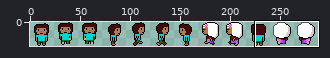
A sprite sheet gets an edit: Npcs/sprites/man.png. The picture above shows the old version from afar; the outline marks the close-up.
Close-up. Before:
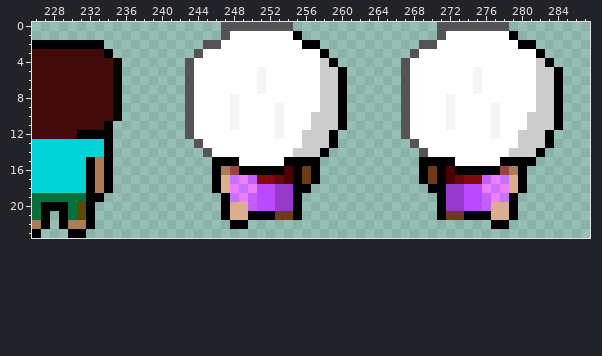
The file is 288x24 pixels. Colours within 5 levels of each other are drawn and written as one. Shown: x 226..287, y 0..23. The commit also changed other parts of the picture, which this record leaves out.
Once edited:
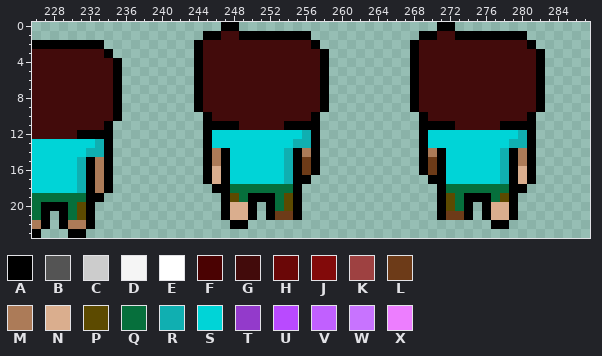
Palette (. is transparent): A #000000  B #545454  C #cccccc  D #f5f5f5  E #ffffff  F #4a0202  G #420b0b  H #6a0707  J #820a0a  K #9e4141  L #6d3b18  M #ac7b58  N #daae8e  P #5c4a00  Q #066f3c  R #10afb1  S #00d4d7  T #933acb  U #b94aff  V #c160ff  W #c873ff  X #ed7eff
From old to new:
Changed rows in their new state; - is an unchanged pixel.
first column x 231:
 0 ----------------AA......----------------AA......------
 1 --------------AAGGAAAAAA-A------------AAGGAAAAAA-A----
 2 -------------AGGGGGGGGGGGG-----------AGGGGGGGGGGGG----
 3 -------------AGGGGGGGGGGGGG----------AGGGGGGGGGGGGG---
 4 ------------.AGGGGGGGGGGGGGA.-------.AGGGGGGGGGGGGGA.-
 5 ------------.AGGGGGGGGGGGGGA..------.AGGGGGGGGGGGGGA..
 6 ------------.AGGGGGGGGGGGGGA..------.AGGGGGGGGGGGGGA..
 7 ------------.AGGGGGGGGGGGGGA..------.AGGGGGGGGGGGGGA..
 8 ------------.AGGGGGGGGGGGGGA..------.AGGGGGGGGGGGGGA..
 9 ------------.AGGGGGGGGGGGGGA..------.AGGGGGGGGGGGGGA..
10 ------------..AGGGGGGGGGGGA...------..AGGGGGGGGGGGA...
11 ------------..AAAAGGGGGAAAA...------..AAAAGGGGGAAAA...
12 ------------..ASSSSSSSSSSRA..-------..ASSSSSSSSSSRA..-
13 --R----------.ASSSSSSSSSRRA..--------.ASSSSSSSSSRRA..-
14 -RR-----------AMASSSSSSRAMA.----------AMASSSSSSRAMA.--
15 R-------------AM-SSSSSSR-L-------------L-SSSSSSR-M----
16 R-------------ANASSSSSSR-----------------SSSSSSRANA---
17 R-------------ANASSSSSSR-A.-----------.A-SSSSSSRANA---
18 R---------------AQQQQQQQ-.-------------.-QQQQQQQA-----
19 -----------------PQAAAQP-----------------PQAAAQP------
20 -------------------A.AQP-----------------PQA.A--------
21 --------------------.-----------------------.---------
Where, in picture pixels (left, top, right, bottom), the same in both close-ups:
changed: (185, 22, 347, 220)
changed: (401, 22, 563, 220)
changed: (77, 139, 104, 193)
